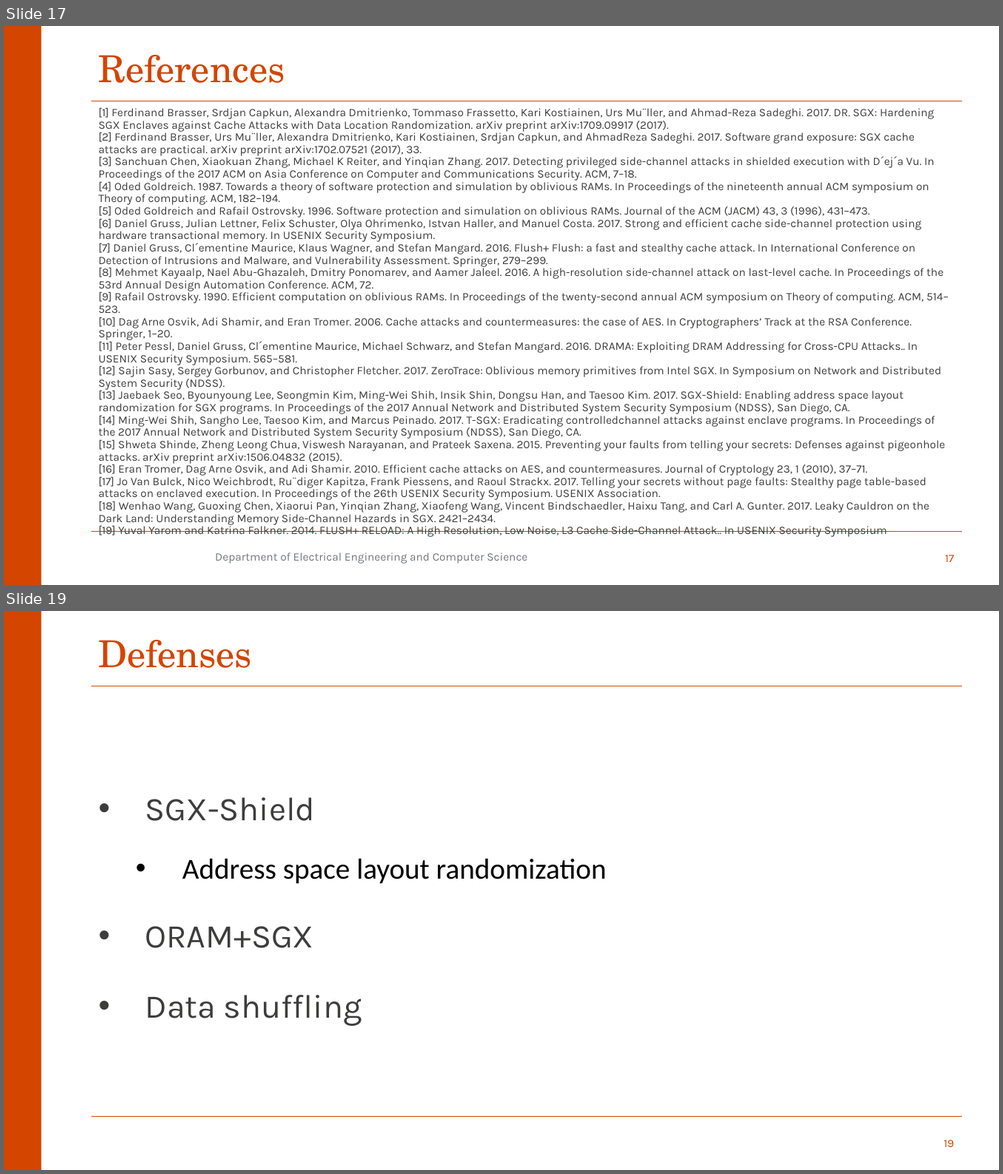
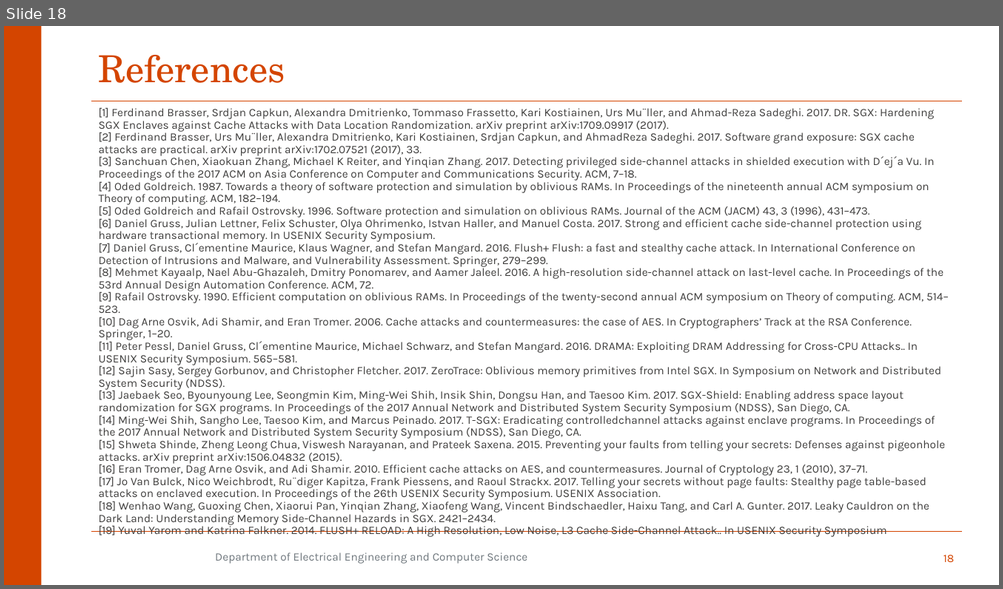
Before and after one commit to aminfallahi/A-Survey-on-SGX-Enclave-Privileged-Side-Channel-Attacks, a slide deck: Presentation/qe2.pptx. Shown one above the other, each under a label of ours: slides 17 and 19 before the commit, slide 18 after it; the slides between them are not shown. The pictures are 1003x1174 and 1003x589 pixels, drawn with LibreOffice and Linux fonts; fonts in the diff are those of the drawing; background and template pictures are left out. Boxes give left, top, right and bottom in pixels: in the first picture for what was removed or moved away, otherwise in the second. Text is boxed around its words. In the diff, an @@ line names an element or a change of style, - is before the commit and + after.

```diff
--- a/Presentation/qe2.pptx
+++ b/Presentation/qe2.pptx
@@ slide 19 removed at bbox=[4, 611, 999, 1170], background #FFFFFF; not listed: 3 template elements that a slide beside it also shows @@
@@ title removed at bbox=[99, 640, 253, 668] @@
-Defenses
@@ text removed at bbox=[145, 797, 606, 1026] @@
-• SGX-Shield
-  • Address space layout randomization
-• ORAM+SGX
-• Data shuffling
@@ page number removed at bbox=[943, 1140, 953, 1147] @@
-19
@@ what was slide 17 is now slide 18 @@
@@ page number at bbox=[943, 555, 954, 562]: text changed @@
-17
+18
```
Also in this commit, not shown: 6 slides changed, 3 other slides removed.
